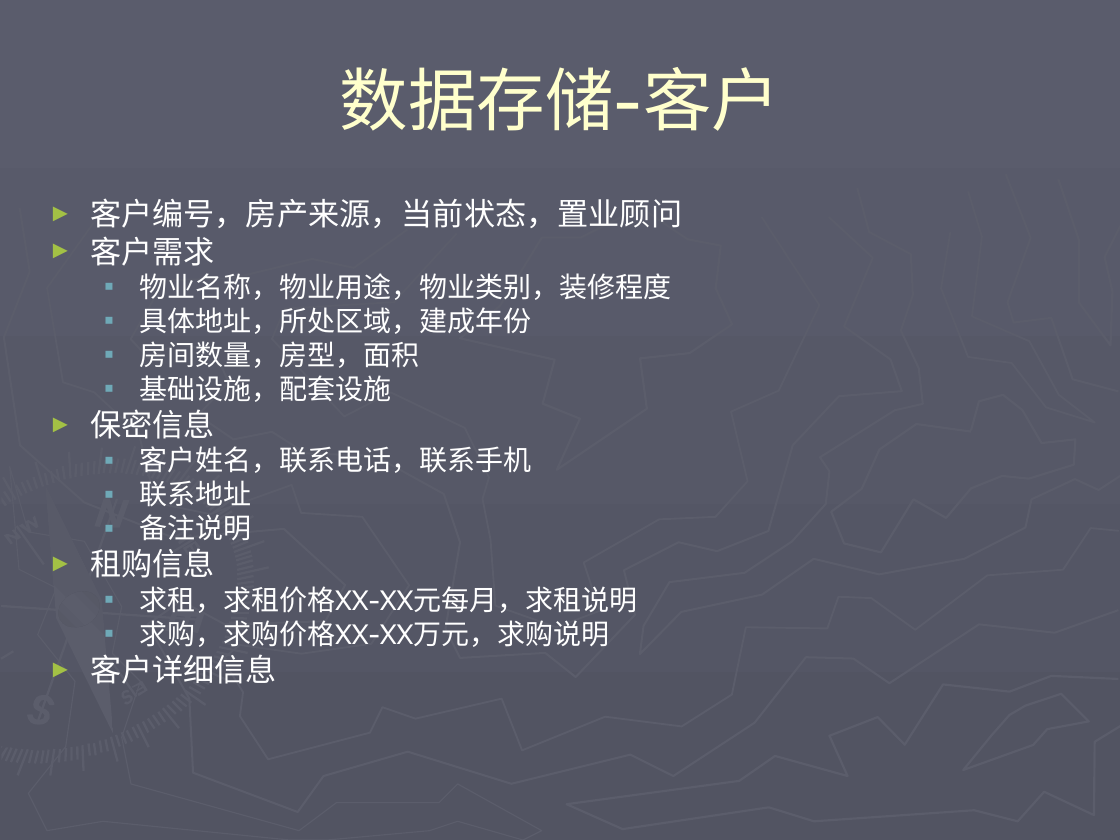
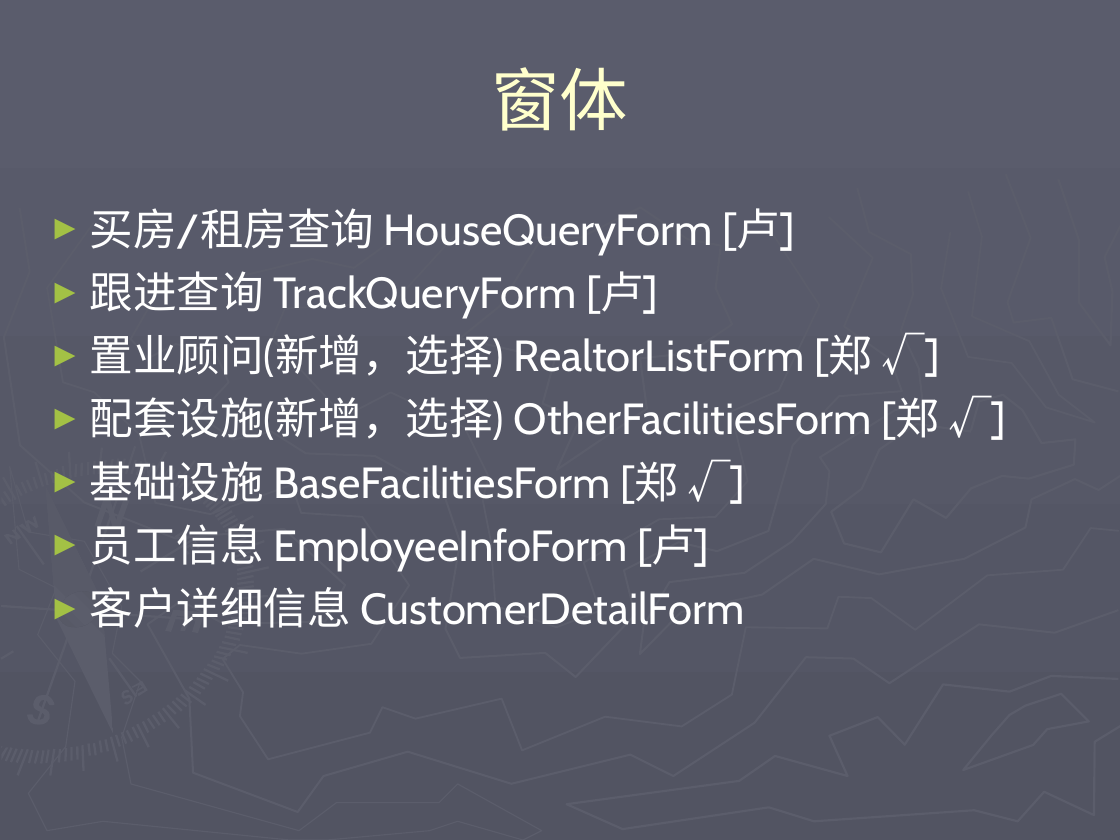
Before and after one commit to honj51/ideacode, a slide deck: slide 5 of doc/房产中介管理/程序界面设计.ppt (slide 6 before the commit). Drawn at 1120x840 pixels with LibreOffice and Linux fonts; fonts in the diff are those of the drawing. Boxes give left, top, right and bottom in pixels: in the first picture for what was removed or moved away, otherwise in the second. Text is boxed around its words. In the diff, an @@ line names an element or a change of style, - is before the commit and + after.

```diff
--- a/doc/房产中介管理/程序界面设计.ppt
+++ b/doc/房产中介管理/程序界面设计.ppt
@@ title at bbox=[491, 67, 628, 131]: text changed @@
-数据存储-客户
+窗体
@@ text at bbox=[90, 208, 939, 628]: text changed; size 18 to 28 pt @@
-► 客户编号，房产来源，当前状态，置业顾问
-► 客户需求
-  ▪ 物业名称，物业用途，物业类别，装修程度
-  ▪ 具体地址，所处区域，建成年份
-  ▪ 房间数量，房型，面积
-  ▪ 基础设施，配套设施
-► 保密信息
-  ▪ 客户姓名，联系电话，联系手机
-  ▪ 联系地址
-  ▪ 备注说明
-► 租购信息
-  ▪ 求租，求租价格XX-XX元每月，求租说明
-  ▪ 求购，求购价格XX-XX万元，求购说明
-► 客户详细信息
+► 买房/租房查询 HouseQueryForm [卢]
+► 跟进查询 TrackQueryForm [卢]
+► 置业顾问(新增，选择) RealtorListForm [郑 √]
+► 配套设施(新增，选择) OtherFacilitiesForm [郑 √]
+► 基础设施 BaseFacilitiesForm [郑 √]
+► 员工信息 EmployeeInfoForm [卢]
+► 客户详细信息 CustomerDetailForm
```
Also in this commit, not shown: 1 other slide changed, 2 slides added, 8 slides removed, 23 other files.
